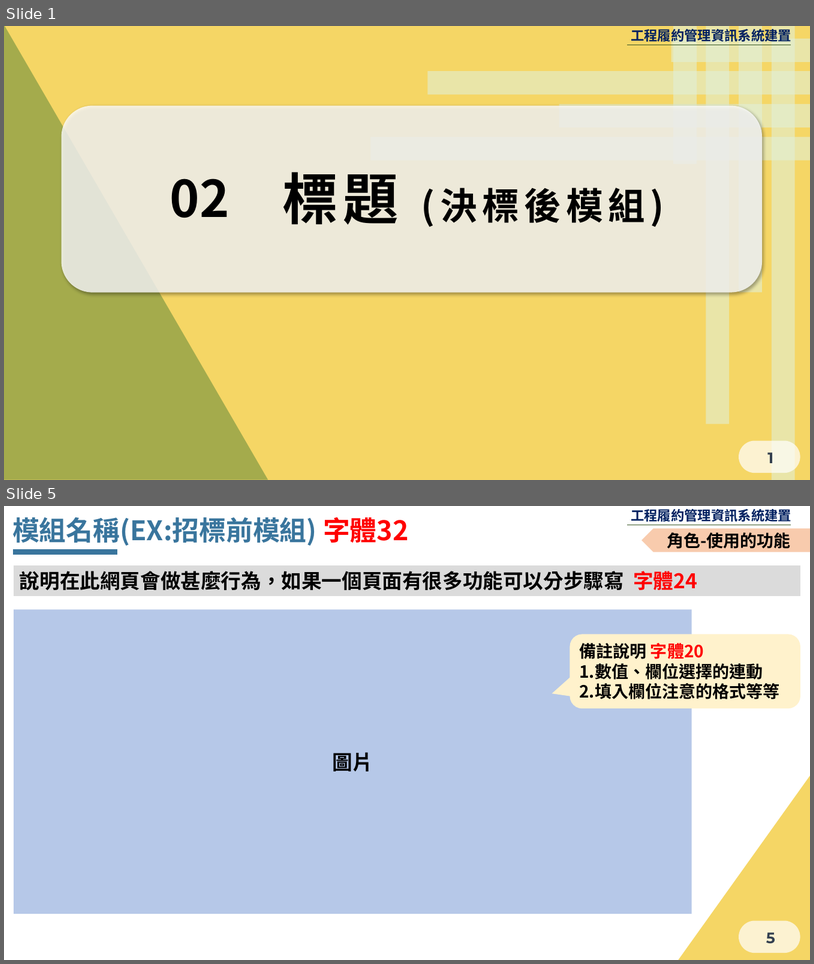
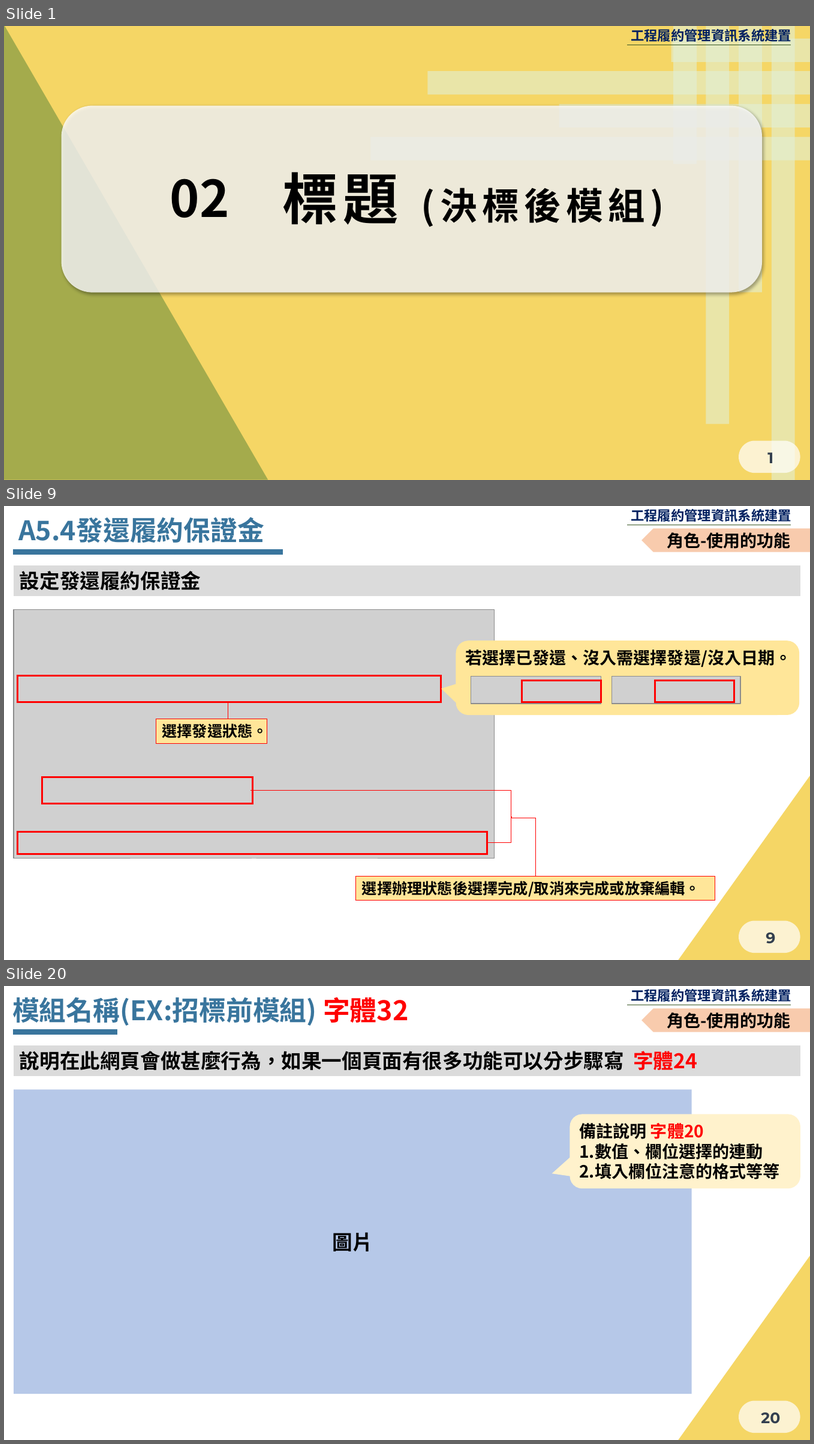
Before and after one commit to Menigo/SunriseDocument, a slide deck: 決標後.pptx. Shown one above the other, each under a label of ours: slides 1 and 5 before the commit, slides 1, 9 and 20 after it; the slides between them are not shown. The pictures are 814x964 and 814x1444 pixels, drawn with LibreOffice and Linux fonts; fonts in the diff are those of the drawing; grey boxes stand for pictures; background and template pictures are left out. Boxes give left, top, right and bottom in pixels: in the first picture for what was removed or moved away, otherwise in the second. Text is boxed around its words. In the diff, an @@ line names an element or a change of style, - is before the commit and + after.

```diff
--- a/決標後.pptx
+++ b/決標後.pptx
@@ slide 9 added at [4,506,810,960], background #F5D665; not listed: 8 template elements that a slide beside it also shows @@
@@ text added at [18,517,264,543], 32 pt, text #39759D, bold @@
+A5.4發還履約保證金
@@ pentagon arrow added at [642,528,810,552], fill #F8CBAD, 20 pt, text #000000, bold @@
+角色-使用的功能
@@ line added from (13, 552) to (283, 552), #39759D 6 pt @@
@@ rectangle added at [14,565,801,595], fill #DBDBDB, 24 pt, text #000000, bold @@
+設定發還履約保證金
@@ picture added at [14,609,495,858] @@
@@ rounded speech box added at [456,640,800,715], fill #FFE699, 20 pt, text #000000, bold @@
+若選擇已發還、沒入需選擇發還/沒入日期。
@@ rectangle added at [17,675,441,702], outline #FF0000 2.25 pt @@
@@ picture added at [471,676,601,703] @@
@@ rectangle added at [522,681,602,702], outline #FF0000 2.25 pt @@
@@ picture added at [612,676,741,703] @@
@@ rectangle added at [656,681,735,702], outline #FF0000 2.25 pt @@
@@ line added from (228, 702) to (228, 719), #FF0000 0.5 pt @@
@@ rectangle added at [156,719,267,743], fill #FFE699, outline #FF0000 0.75 pt, 18 pt, text #000000, bold @@
+選擇發還狀態。
@@ rectangle added at [42,777,252,804], outline #FF0000 2.25 pt @@
@@ line added from (251, 790) to (512, 790), #FF0000 0.5 pt @@
@@ line added from (512, 790) to (512, 843), #FF0000 0.5 pt @@
@@ elbow line added from (512, 816) to (536, 876), #FF0000 0.5 pt @@
@@ rectangle added at [17,831,488,853], outline #FF0000 2.25 pt @@
@@ line added from (512, 843) to (488, 843), #FF0000 0.5 pt @@
@@ rectangle added at [356,876,715,900], fill #FFE699, outline #FF0000 0.75 pt, 18 pt, text #000000, bold @@
+選擇辦理狀態後選擇完成/取消來完成或放棄編輯。
@@ what was slide 5 is now slide 20 @@
@@ page number at [761,1412,780,1423]: text changed @@
-5
+20
```
Also in this commit, not shown: 3 slides changed, 14 other slides added.
